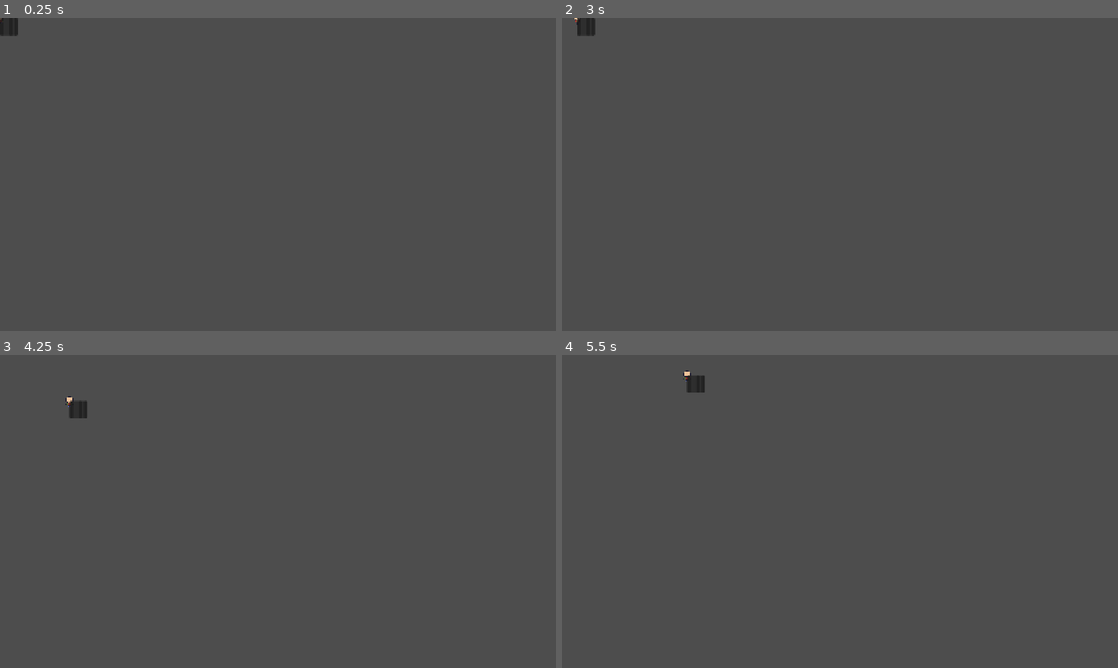
Above: before the commit, frames 1-4 (two rows, left to right).
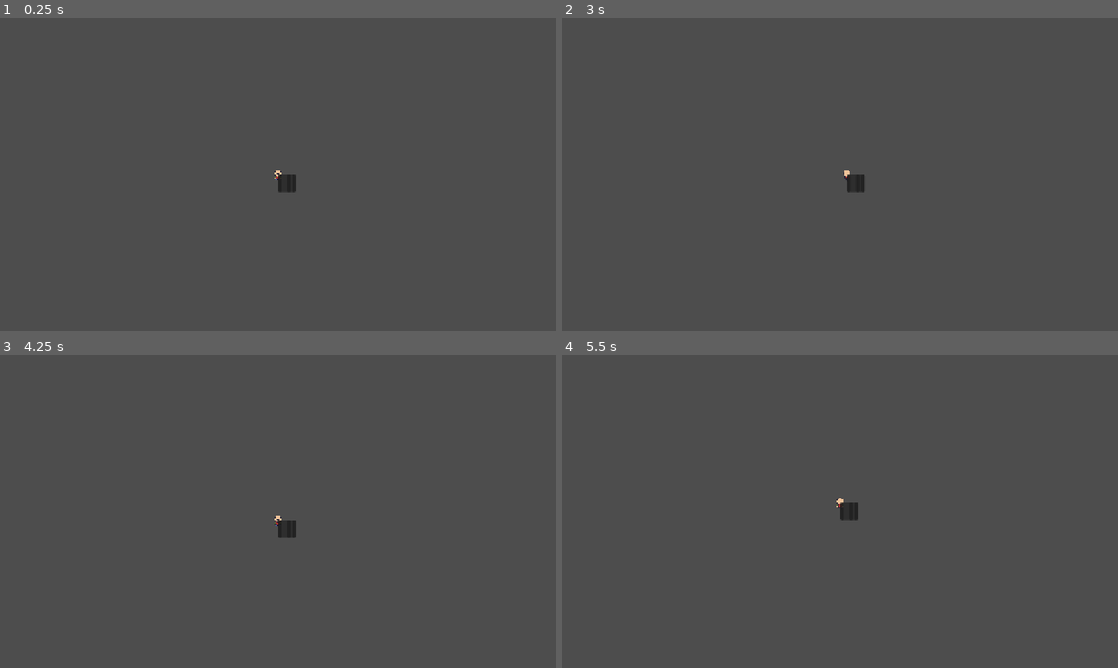
Above: after the commit, the same moments.

Repository: pvfort/astrovalley
Game: Godot game, scene res://scenes/player.tscn
Two runs of this game, one before a commit and one after it. Both use one fixed random seed, a clock stepped at 60 frames per second and the inputs below. This scene is started directly instead of the project's main scene.
Inputs (mouse positions are in pixels of both pictures, inside the frame that each line leads up to; where the layout moved, square brackets give the same spot in the first picture):
- Up to frame 1 (0.25 s): no input
- Up to frame 2 (3 s): click (840, 183) [562, 27] at 0.5 s; click (845, 183) [567, 27] at 1.25 s; click (851, 183) [573, 27] at 2 s; tap Enter at 2.75 s; hold Right (ui_right) from 2.78 s (still down); hold E (interact) from 2.78 s (still down)
- Up to frame 3 (4.25 s): release Right (ui_right) at 3.53 s; release E (interact) at 3.53 s; hold Down (ui_down) from 3.53 s (still down); tap E (interact) at 3.6 s
- Up to frame 4 (5.5 s): release Down (ui_down) at 4.28 s; hold Right (ui_right) 4.28-5.03 s; hold E (interact) 4.28-5.03 s; hold Up (ui_up) from 5.03 s (still down); tap E (interact) at 5.1 s

The runs differ from the first frame. In frame 1, 0.4% of the frame differs, in the area x 0-54%, y 0-56%; in frame 2, 0.4%; in frame 3, 0.4%; in frame 4, 0.4%, in the area x 21-54%, y 4-53%.

Commit message:
Add follow camera to local player
Agent-Logs-Url: https://github.com/pvfort/astrovalley/sessions/e661a05b-3e5b-4b53-8104-467928d6a109

Co-authored-by: Lucas-Purcell <129962986+Lucas-Purcell@users.noreply.github.com>

Diff:
--- a/scenes/player.tscn
+++ b/scenes/player.tscn
@@ -148,6 +148,10 @@
 sprite_frames = SubResource("SpriteFrames_72n5h")
 animation = &"walk_left"
 
+[node name="FollowCamera" type="Camera2D" parent="."]
+position_smoothing_enabled = true
+position_smoothing_speed = 8.0
+
 [node name="InventoryUI" type="Control" parent="." unique_id=323026189]
 layout_mode = 3
 anchors_preset = 0
--- a/scripts/main.gd
+++ b/scripts/main.gd
@@ -127,6 +127,13 @@
 	players_node.add_child(player)
 	player.set_multiplayer_authority(id)
 
+	var camera := player.get_node_or_null("FollowCamera") as Camera2D
+	if camera != null:
+		if id == multiplayer.get_unique_id():
+			camera.make_current()
+		else:
+			camera.enabled = false
+
 func _on_player_connected(id: int):
 	spawn_player(id)
 
